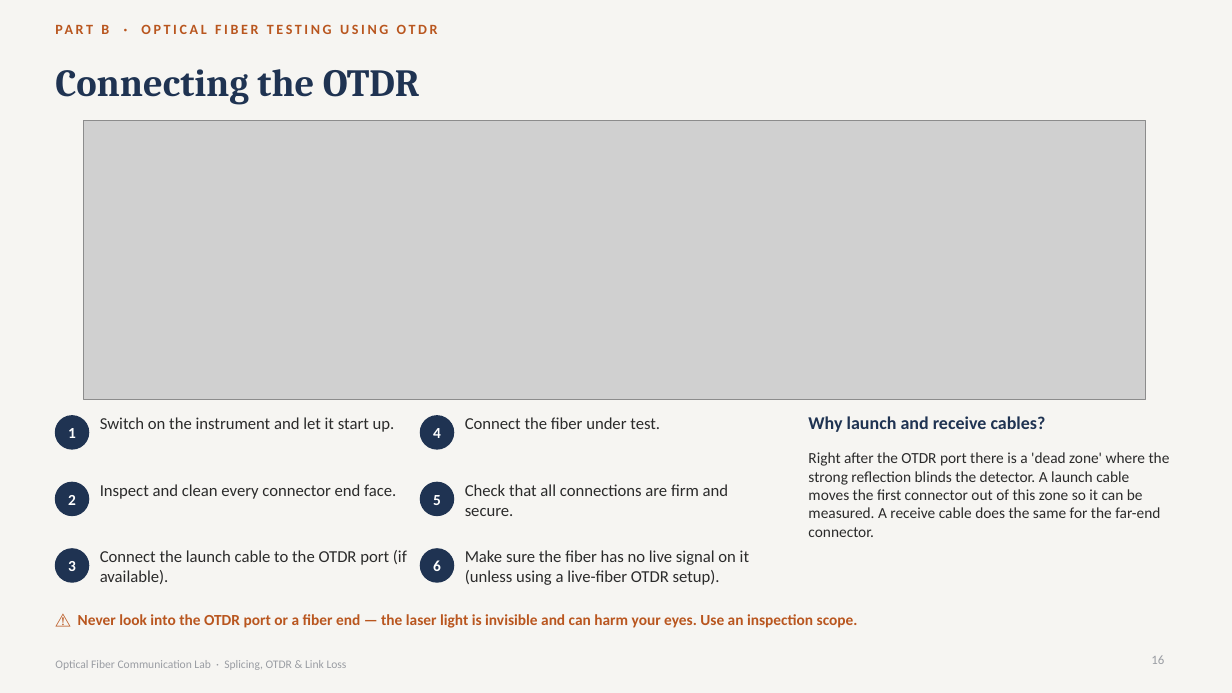
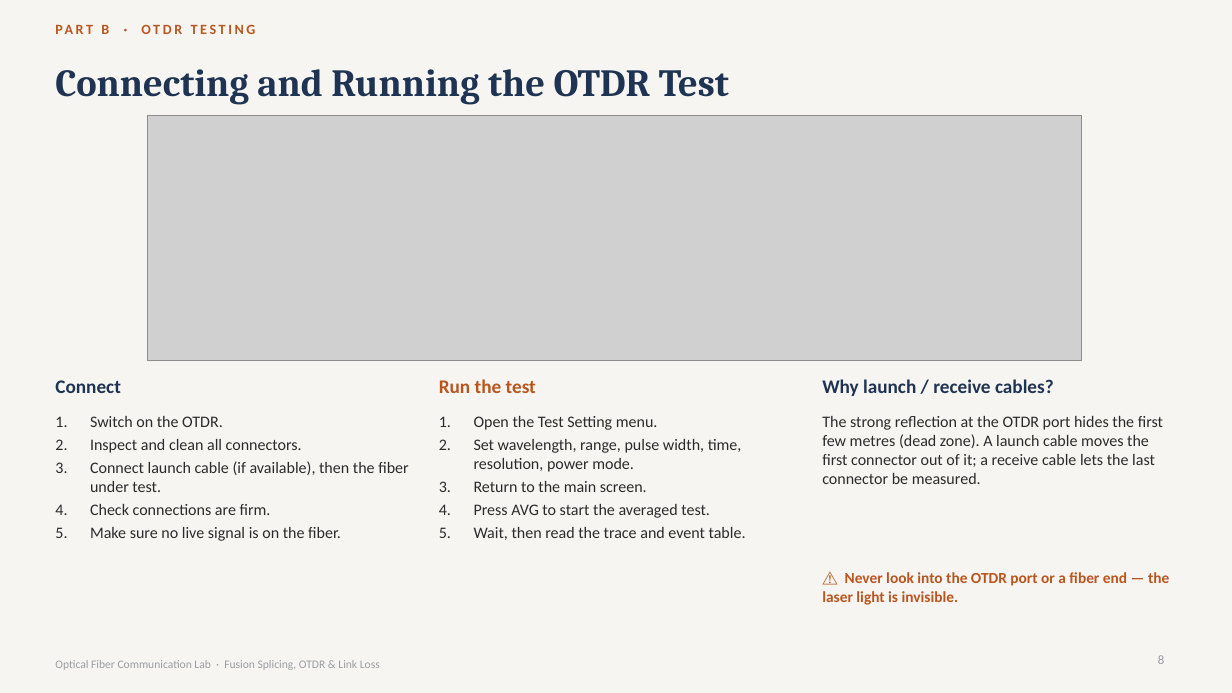
Before and after one commit to sriyansv/gemsontop, a slide deck: slide 8 of Fiber_Optic_Lab_Output/Fiber_Optic_Splicing_OTDR_Link_Loss.pptx (slide 16 before the commit). Drawn at 1232x693 pixels with LibreOffice and Linux fonts; fonts in the diff are those of the drawing; grey boxes stand for pictures. Boxes give left, top, right and bottom in pixels: in the first picture for what was removed or moved away, otherwise in the second. Text is boxed around its words. In the diff, an @@ line names an element or a change of style, - is before the commit and + after.

```diff
--- a/Fiber_Optic_Lab_Output/Fiber_Optic_Splicing_OTDR_Link_Loss.pptx
+++ b/Fiber_Optic_Lab_Output/Fiber_Optic_Splicing_OTDR_Link_Loss.pptx
@@ text at (101,24,256,34): text changed @@
-PART B · OPTICAL FIBER TESTING USING OTDR
+PART B · OTDR TESTING
@@ title at (55,69,729,105): text changed @@
-Connecting the OTDR
+Connecting and Running the OTDR Test
@@ picture: place and size @@
-picture at (83,120,1146,399)
+picture at (148,116,1081,360)
@@ text added at (55,380,121,393), 15 pt, text #1F3352, bold @@
+Connect
@@ text at (439,379,536,393): text changed; size 13 to 15 pt; text colour #2B2B2B to #B9561F; bold on @@
-Connect the fiber under test.
+Run the test
@@ text at (822,379,1054,396): text changed; size 14 to 15 pt @@
-Why launch and receive cables?
+Why launch / receive cables?
@@ ellipse removed at (55,416,89,449) @@
@@ text added at (90,416,408,541), 12.5 pt, text #2B2B2B @@
+1. Switch on the OTDR.
+2. Inspect and clean all connectors.
+3. Connect launch cable (if available), then the fiber under test.
+4. Check connections are firm.
+5. Make sure no live signal is on the fiber.
@@ text removed at (100,417,395,432) @@
-Switch on the instrument and let it start up.
@@ ellipse removed at (421,416,454,449) @@
@@ text added at (474,416,746,540), 12.5 pt, text #2B2B2B @@
+1. Open the Test Setting menu.
+2. Set wavelength, range, pulse width, time, resolution, power mode.
+3. Return to the main screen.
+4. Press AVG to start the averaged test.
+5. Wait, then read the trace and event table.
@@ text at (822,416,1163,484): text changed; size 12 to 12.5 pt @@
-Right after the OTDR port there is a 'dead zone' where the strong reflection blinds the detector. A launch cable moves the first connector out of this zone so it can be measured. A receive cable does the same for the far-end connector.
+The strong reflection at the OTDR port hides the first few metres (dead zone). A launch cable moves the first connector out of it; a receive cable lets the last connector be measured.
@@ text removed at (68,428,76,438) @@
-1
@@ text removed at (433,428,441,438) @@
-4
@@ ellipse removed at (55,482,89,516) @@
@@ text removed at (68,495,76,505) @@
-2
@@ text removed at (100,484,396,499) @@
-Inspect and clean every connector end face.
@@ ellipse removed at (421,482,454,516) @@
@@ text removed at (433,495,441,505) @@
-5
@@ text removed at (465,484,728,516) @@
-Check that all connections are firm and secure.
@@ ellipse removed at (55,549,89,582) @@
@@ text removed at (68,561,76,571) @@
-3
@@ text removed at (100,550,407,584) @@
-Connect the launch cable to the OTDR port (if available).
@@ ellipse removed at (421,549,454,582) @@
@@ text removed at (433,560,441,571) @@
-6
@@ text removed at (465,550,749,585) @@
-Make sure the fiber has no live signal on it (unless using a live-fiber OTDR setup).
@@ text at (822,572,1169,605): text changed @@
-⚠ Never look into the OTDR port or a fiber end — the laser light is invisible and can harm your eyes. Use an inspection scope.
+⚠ Never look into the OTDR port or a fiber end — the laser light is invisible.
@@ page number at (1158,655,1164,664): text changed @@
-16
+8
@@ text at (55,660,380,670): text changed @@
-Optical Fiber Communication Lab · Splicing, OTDR & Link Loss
+Optical Fiber Communication Lab · Fusion Splicing, OTDR & Link Loss
```
Also in this commit, not shown: 9 other slides changed, 5 slides added, 20 slides removed, 10 other files.
